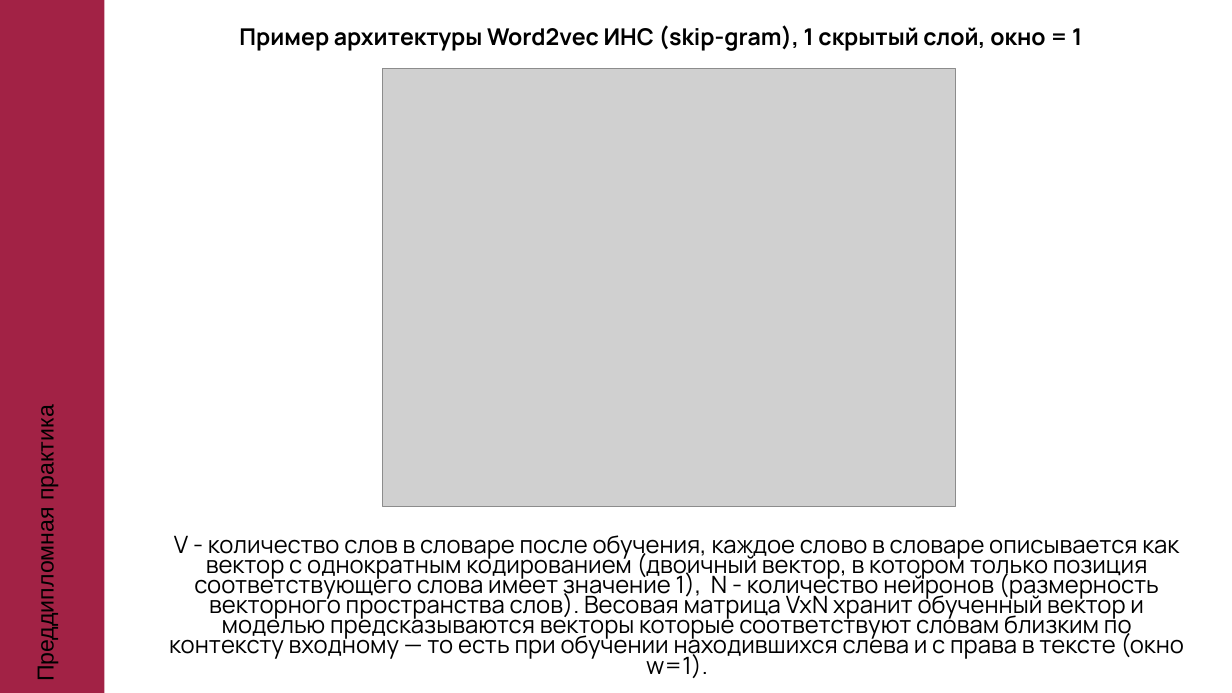
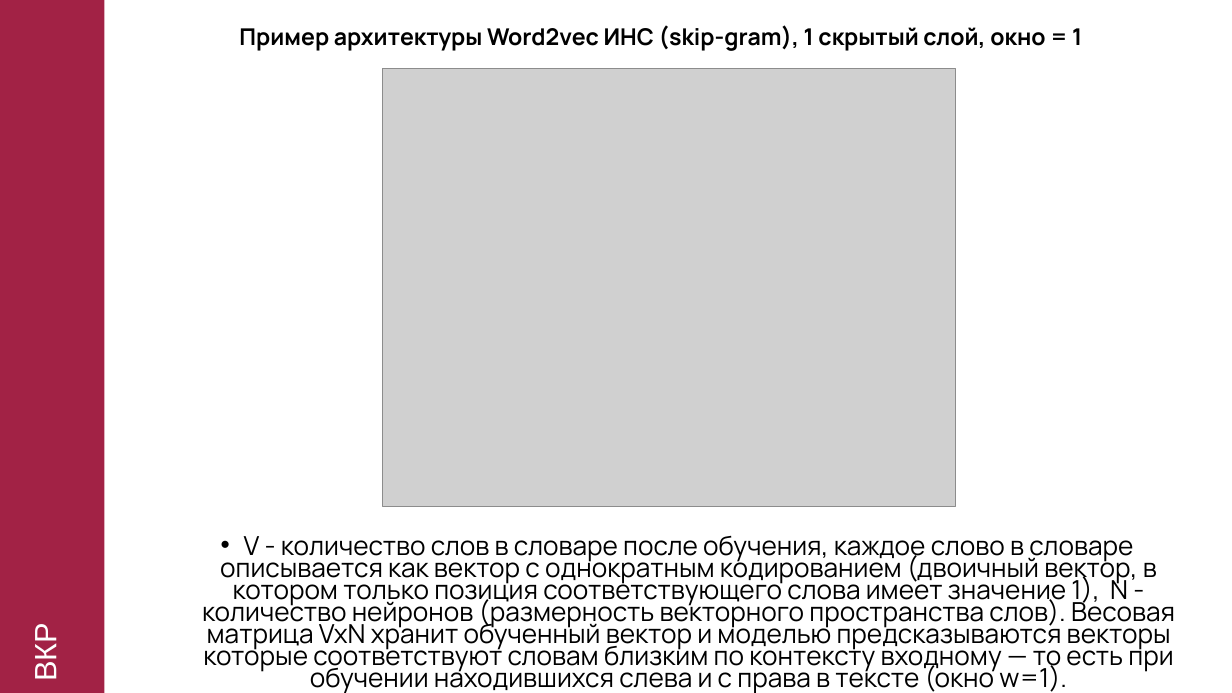
Before and after one commit to PaiNt-git/study.mag_diploma, a slide deck: slide 11 of Мой диплом/ВКР-набор-документов/Презентация-Забавин.pptx (slide 9 before the commit). Drawn at 1232x693 pixels with LibreOffice and Linux fonts; fonts in the diff are those of the drawing; grey boxes stand for pictures; background and template pictures are left out. Boxes give left, top, right and bottom in pixels: in the first picture for what was removed or moved away, otherwise in the second. Text is boxed around its words. In the diff, an @@ line names an element or a change of style, - is before the commit and + after.

```diff
--- a/Мой диплом/ВКР-набор-документов/Презентация-Забавин.pptx
+++ b/Мой диплом/ВКР-набор-документов/Презентация-Забавин.pptx
@@ subtitle "V - количество слов в ..." at [202,536,1175,693]: size 18.6 to 20.4 pt; bullet none to • @@
@@ text at [29,628,63,679]: text changed; size 18 to 24 pt; text colour #000000 to #FFFFFF @@
-Преддипломная практика
+ВКР
```
Also in this commit, not shown: 13 other slides changed, 3 slides added, 1 slide removed, 3 other files.
